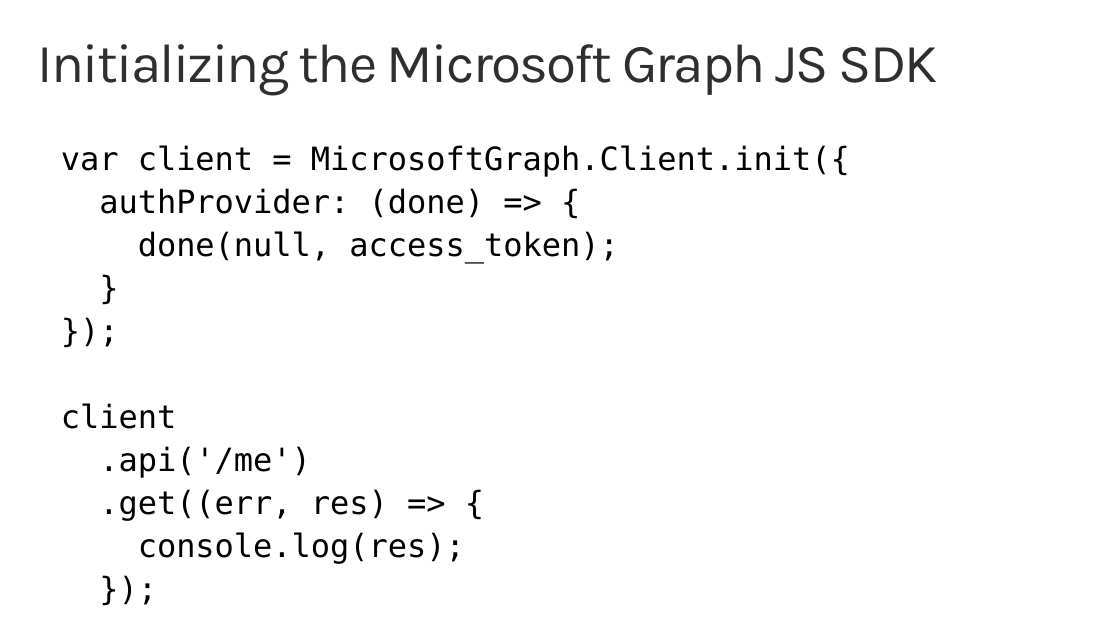
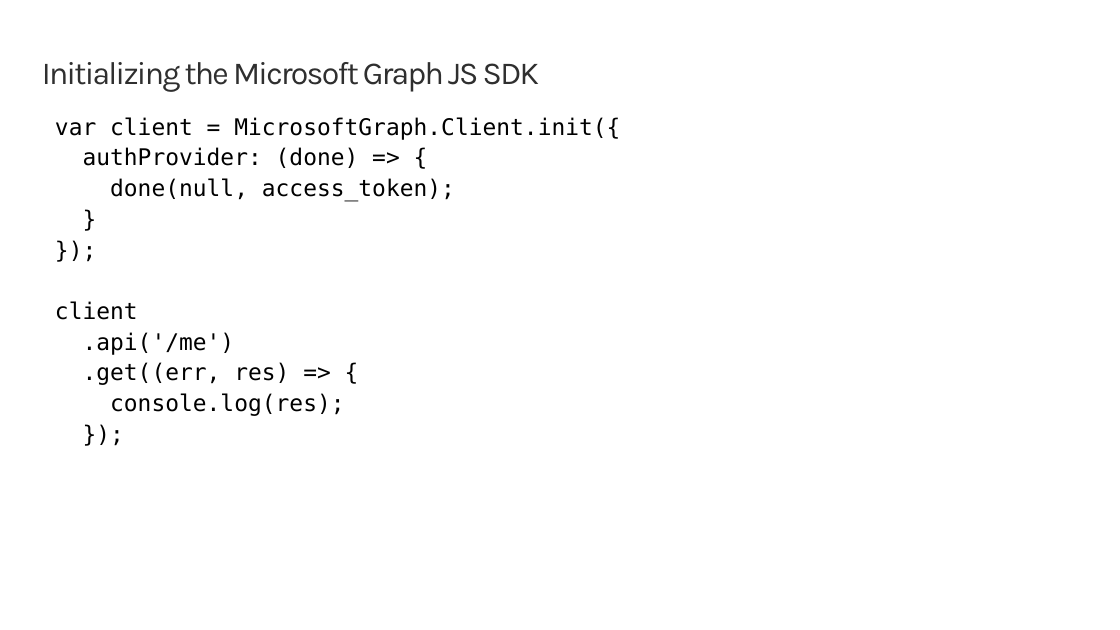
Before and after one commit to SharePoint/sp-dev-training-spfx-graph-3rdpartyapis, a slide deck: slide 7 of 03 msgraphpclient.pptx. Drawn at 1120x630 pixels with LibreOffice and Linux fonts; fonts in the diff are those of the drawing; background and template pictures are left out. Boxes give left, top, right and bottom in pixels: in the first picture for what was removed or moved away, otherwise in the second. Text is boxed around its words. In the diff, an @@ line names an element or a change of style, - is before the commit and + after.

```diff
--- a/03 msgraphpclient.pptx
+++ b/03 msgraphpclient.pptx
@@ title "Initializing the Microsoft Graph JS ...": place and size @@
-title "Initializing the Microsoft Graph JS ..." at bbox=[38, 44, 938, 96]
+title "Initializing the Microsoft Graph JS ..." at bbox=[42, 62, 539, 92]
@@ title "Initializing the Microsoft Graph JS ..." at bbox=[42, 62, 539, 92]: size 48 to 28 pt @@
@@ text "var client = MicrosoftGraph.Client.init({": place and size @@
-text "var client = MicrosoftGraph.Client.init({" at bbox=[61, 145, 850, 563]
+text "var client = MicrosoftGraph.Client.init({" at bbox=[55, 117, 620, 416]
@@ text "var client = MicrosoftGraph.Client.init({" at bbox=[55, 117, 620, 416]: size 28 to 20 pt; less space between paragraphs @@
```
Also in this commit, not shown: 8 other slides changed, 1 other file.
